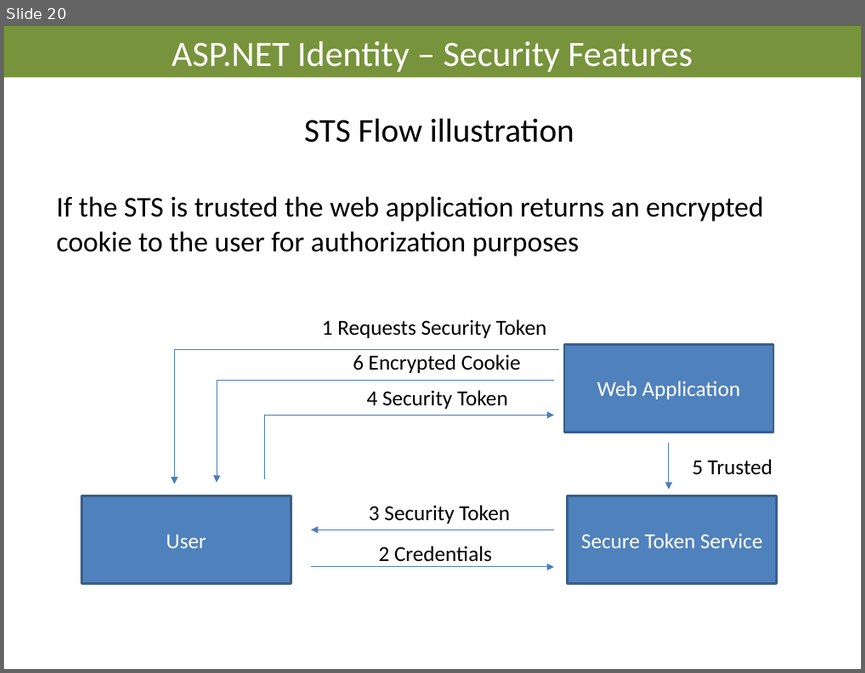
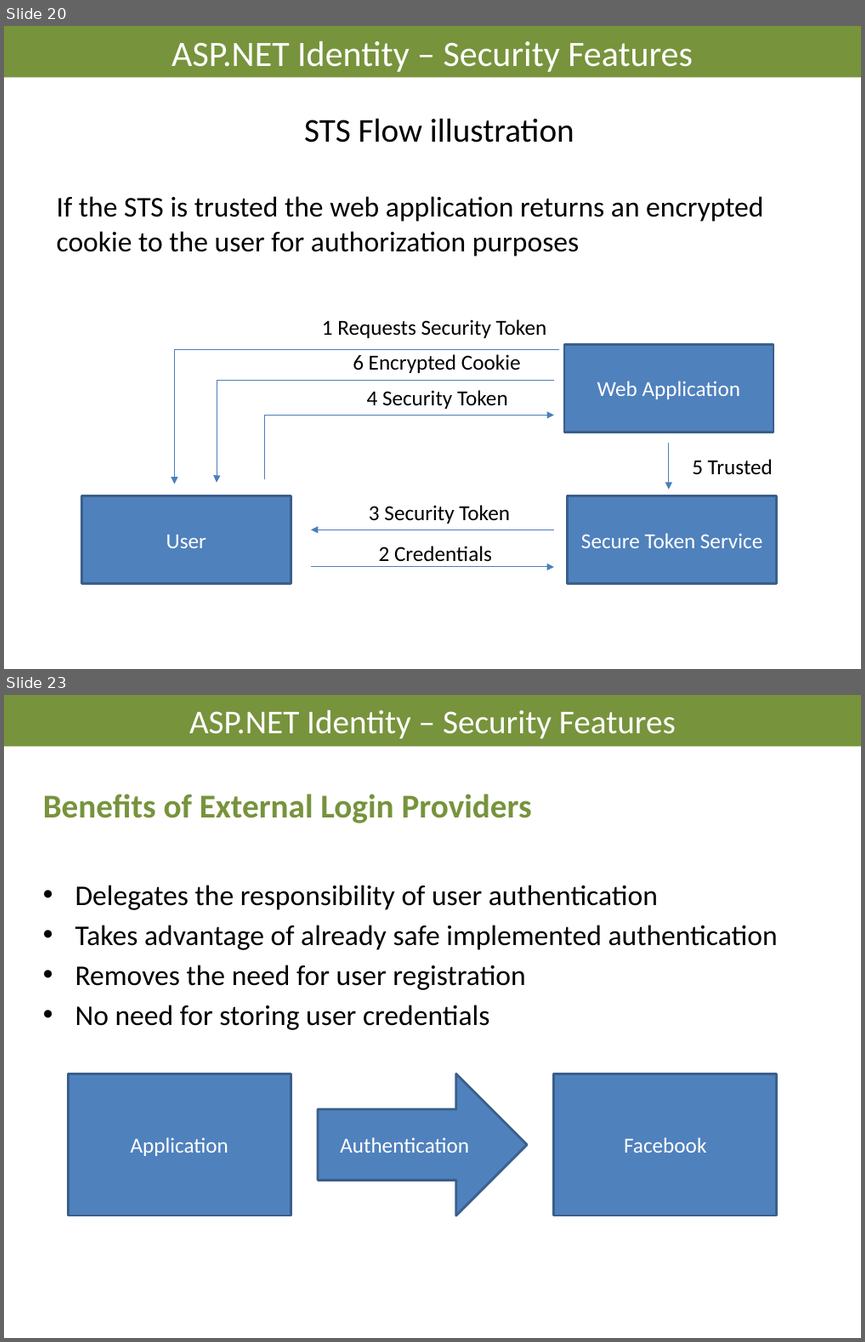
Before and after one commit to AndreasElffors/ProjectIdentity, a slide deck: Documents/Slides/Identity-SecurityFeatures.pptx. Shown one above the other, each under a label of ours: slide 20 before the commit, slides 20 and 23 after it; the slides between them are not shown. The pictures are 865x673 and 865x1342 pixels, drawn with LibreOffice and Linux fonts; fonts in the diff are those of the drawing; background and template pictures are left out. Boxes give left, top, right and bottom in pixels: in the first picture for what was removed or moved away, otherwise in the second. Text is boxed around its words. In the diff, an @@ line names an element or a change of style, - is before the commit and + after.

```diff
--- a/Documents/Slides/Identity-SecurityFeatures.pptx
+++ b/Documents/Slides/Identity-SecurityFeatures.pptx
@@ slide 23 added at (4,695,861,1338), background #FFFFFF @@
@@ title added at (4,695,861,746), fill #77933C, 28 pt, text #FFFFFF @@
+ASP.NET Identity – Security Features
@@ text added at (43,794,778,1030), 24 pt, text #000000 @@
+Benefits of External Login Providers
+• Delegates the responsibility of user authentication
+• Takes advantage of already safe implemented authentication
+• Removes the need for user registration
+• No need for storing user credentials
@@ rectangle added at (69,1074,291,1215), fill #4F81BD, outline #3A5F8C 2 pt, 18 pt, text #FFFFFF @@
+Application
@@ right arrow added at (318,1074,527,1215), fill #4F81BD, outline #3A5F8C 2 pt, 18 pt, text #FFFFFF @@
+Authentication
@@ rectangle added at (554,1074,777,1215), fill #4F81BD, outline #3A5F8C 2 pt, 18 pt, text #FFFFFF @@
+Facebook
```
Also in this commit, not shown: 1 slide changed, 4 other slides added, 2 other files.
